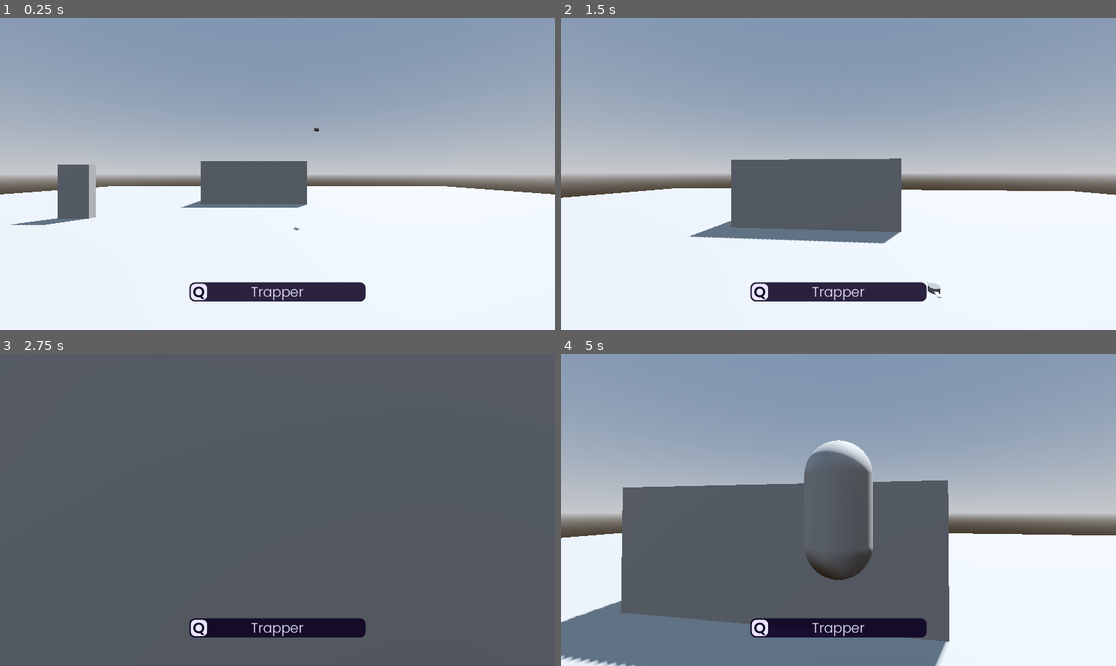
Above: before the commit, frames 1-4 (two rows, left to right).
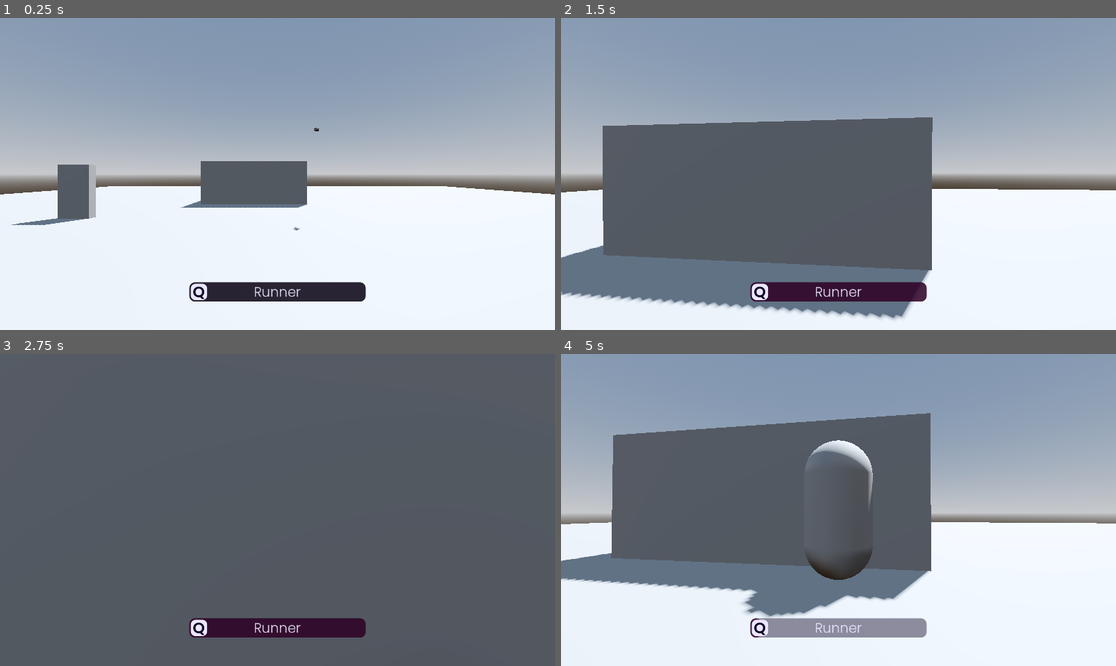
Above: after the commit, the same moments.

Repository: CrispyMD/Escape-The-Establishment
Game: Godot game, scene res://scenes/main_level.tscn
Two runs of this game, one before a commit and one after it. Both use one fixed random seed, a clock stepped at 60 frames per second and the inputs below.
Inputs (mouse positions are in pixels of both pictures, inside the frame that each line leads up to):
- Up to frame 1 (0.25 s): no input
- Up to frame 2 (1.5 s): move the mouse to (866, 174) at 0.52 s; hold W (forward) from 0.53 s (still down); tap Q (ability) at 0.6 s; tap Space (jump) at 0.77 s; tap E (interact) at 0.8, 1.35 s; move the mouse to (810, 174) at 1.27 s
- Up to frame 3 (2.75 s): keep holding W (forward); tap Space (jump) at 1.52 s; tap Q (ability) at 1.55, 2.1 s; move the mouse to (288, 503) at 2.02 s; tap E (interact) at 2.3 s
- Up to frame 4 (5 s): keep holding W (forward); move the mouse to (832, 516) at 2.77 s; tap E (interact) at 2.85, 3.8 s; tap Space (jump) at 3.02, 3.77, 4.52 s; tap Q (ability) at 3.05, 4.35 s; move the mouse to (877, 513) at 3.52 s; tap F (switch_pov) at 3.6 s; move the mouse to (794, 506) at 4.27 s

The runs differ from the first frame. In frame 1, 0.2% of the frame differs, in the area x 35-66%, y 84-91%; in frame 2, 28%; in frame 3, 1.7%; in frame 4, 34%, in the area x 0-100%, y 18-100%.

Commit message:
⚡️💄✨💩Changed some UI ordering and elements, Made the ability bar size relate to ability cooldown

Diff:
--- a/Escape The Establishment/scenes/character.tscn
+++ b/Escape The Establishment/scenes/character.tscn
@@ -15,6 +15,13 @@
 [sub_resource type="SeparationRayShape3D" id="SeparationRayShape3D_bjyfv"]
 
 [sub_resource type="StyleBoxFlat" id="StyleBoxFlat_pce3x"]
+bg_color = Color(0.0431373, 0, 0.129412, 0.431373)
+corner_radius_top_left = 12
+corner_radius_top_right = 12
+corner_radius_bottom_right = 12
+corner_radius_bottom_left = 12
+
+[sub_resource type="StyleBoxFlat" id="StyleBoxFlat_g10d4"]
 bg_color = Color(0.0431373, 0, 0.129412, 0.862745)
 corner_radius_top_left = 12
 corner_radius_top_right = 12
@@ -171,6 +178,26 @@
 "update": 1,
 "values": [false, true]
 }
+tracks/3/type = "method"
+tracks/3/imported = false
+tracks/3/enabled = true
+tracks/3/path = NodePath("CharacterUI")
+tracks/3/interp = 1
+tracks/3/loop_wrap = true
+tracks/3/keys = {
+"times": PackedFloat32Array(0, 2.8, 3),
+"transitions": PackedFloat32Array(1, 1, 1),
+"values": [{
+"args": [],
+"method": &"change_ability_bar_color_to_active"
+}, {
+"args": [0.15, 0.0],
+"method": &"tween_ability_bar"
+}, {
+"args": [22.0, 1.0],
+"method": &"tween_ability_bar"
+}]
+}
 
 [sub_resource type="Animation" id="Animation_yu82u"]
 resource_name = "trapper_ability_timer"
@@ -201,6 +228,23 @@
 "method": &"throw_trap"
 }]
 }
+tracks/2/type = "method"
+tracks/2/imported = false
+tracks/2/enabled = true
+tracks/2/path = NodePath("CharacterUI")
+tracks/2/interp = 1
+tracks/2/loop_wrap = true
+tracks/2/keys = {
+"times": PackedFloat32Array(0, 0.2),
+"transitions": PackedFloat32Array(1, 1),
+"values": [{
+"args": [0.2, 0.0],
+"method": &"tween_ability_bar"
+}, {
+"args": [21.8, 1.0],
+"method": &"tween_ability_bar"
+}]
+}
 
 [sub_resource type="AnimationLibrary" id="AnimationLibrary_bsdr0"]
 _data = {
@@ -291,7 +335,6 @@
 collision_layer = 3
 collision_mask = 5
 script = ExtResource("1_vew7i")
-chosen_ability = 1
 
 [node name="MeshInstance3D" type="MeshInstance3D" parent="."]
 mesh = SubResource("CapsuleMesh_35hl4")
@@ -325,7 +368,6 @@
 script = ExtResource("2_njcvc")
 
 [node name="AbilityPanel" type="Panel" parent="CharacterUI"]
-visible = false
 layout_mode = 1
 anchors_preset = -1
 anchor_left = 0.5
@@ -341,6 +383,17 @@
 mouse_filter = 2
 theme_override_styles/panel = SubResource("StyleBoxFlat_pce3x")
 
+[node name="Bar" type="Panel" parent="CharacterUI/AbilityPanel"]
+self_modulate = Color(0.474122, 0.0131389, 0.414, 0.862745)
+layout_mode = 1
+anchors_preset = -1
+anchor_right = 1.0
+anchor_bottom = 1.0
+grow_horizontal = 2
+grow_vertical = 2
+mouse_filter = 2
+theme_override_styles/panel = SubResource("StyleBoxFlat_g10d4")
+
 [node name="GodotIsStupidIHateIt" type="Control" parent="CharacterUI/AbilityPanel"]
 anchors_preset = 0
 offset_right = 40.0
--- a/Escape The Establishment/scripts/ability_ui.gd
+++ b/Escape The Establishment/scripts/ability_ui.gd
@@ -11,6 +11,21 @@
 @onready var A_letter = $AbilityPanel/GodotIsStupidIHateIt/LetterBackgroundPanel/AbilityLetter
 @onready var A_text = $AbilityPanel/AbilityText
 var basefontsize = 28
+
+
+@onready var A_bar = $AbilityPanel/Bar
+@export var Ability_bar_size: float = 1.0
+
+func change_ability_bar_color_to_active():
+	var stylebox = A_bar.get_theme_stylebox("panel").duplicate()
+	stylebox.set("bg_color", Color(0.416, 0.041, 0.346, 0.863))
+	A_bar.add_theme_stylebox_override("panel", stylebox)
+
+func tween_ability_bar(duration: float, to_x_mult: float):
+	var newsize: Vector2 = $AbilityPanel.size
+	newsize = Vector2(newsize.x * to_x_mult, newsize.y)
+	var tween = create_tween()
+	tween.tween_property($AbilityPanel/Bar, "size", newsize, duration).set_trans(Tween.TRANS_LINEAR)
 
 func display_ability(ability: player.Ability):
 	print("fdnkbob")
@@ -32,7 +47,7 @@
 	while A_text.get_line_count() > 1:
 		A_text.get_label_settings().font_size = A_text.get_label_settings().font_size - 1
 
-### INTERACT ###
+#region INTERACT
 
 @onready var I_letter = $InteractPanel/GodotIsStupidIHateIt/LetterBackgroundPanel/AbilityLetter
 @onready var I_text = $InteractPanel/AbilityText
@@ -58,6 +73,7 @@
 func undisplay_interact():
 	$InteractPanel.visible = false
 
+#endregion
 ### SKILLCHECK ###
 
 func display_skillcheck():
@@ -90,11 +106,14 @@
 	$ProgressBar.visible = false
 
 
+
 ### STATUS EFFECTS OR SOME SHIT LIKE TRAPPED ###
 
 @export var effectDuration: float = 0.0
 func _process(delta: float) -> void:
 	$StatusEffect/VBox/DurationLabel.text = "%0.1f" % effectDuration
+
+	#A_bar.size.x = $AbilityPanel.size.x * Ability_bar_size
 
 
 func set_status_effect(effect: String, duration: float):
--- a/Escape The Establishment/scripts/character_script.gd
+++ b/Escape The Establishment/scripts/character_script.gd
@@ -2,7 +2,7 @@
 extends CharacterBody3D
 
 const gravity = 14
-@onready var SPEED = 5.0
+@export var SPEED = 5.0
 const JUMP_VELOCITY = 5.5
 const SENSITIVITY = 0.1
 @onready var head = $Head
@@ -24,7 +24,7 @@
 
 enum Ability {
 	Runner,#DONE
-	Trapper,#WIP
+	Trapper,#WIP - almost done?
 	Ninja,
 	Portaler, #this is the sombrar type portal
 	Pathmaker, #this is the portal like thing you wanted pookie
@@ -32,6 +32,7 @@
 }
 
 func _ready():
+	SPEED = 5
 	self.rotation = Vector3.ZERO
 	Input.mouse_mode = Input.MOUSE_MODE_CAPTURED
 	if is_beast != camera_mode_is_fps: switch_pov()
@@ -129,7 +130,7 @@
 	get_tree().root.add_child(trap)
 	print(head.transform.basis.z)
 	print(head.transform.basis.z.normalized())
-	var direction = -head.transform.basis.z.normalized() + Vector3(0, 1.25, 0)
+	var direction = -head.transform.basis.z.normalized() + Vector3(0, 0.5, 0)
 	trap.apply_impulse(direction * 2)
 
 
Not shown: 1 places in Escape The Establishment/scenes/character.tscn that only renumber resources
Not shown, added: Escape The Establishment/scenes/mai87F2.tmp
